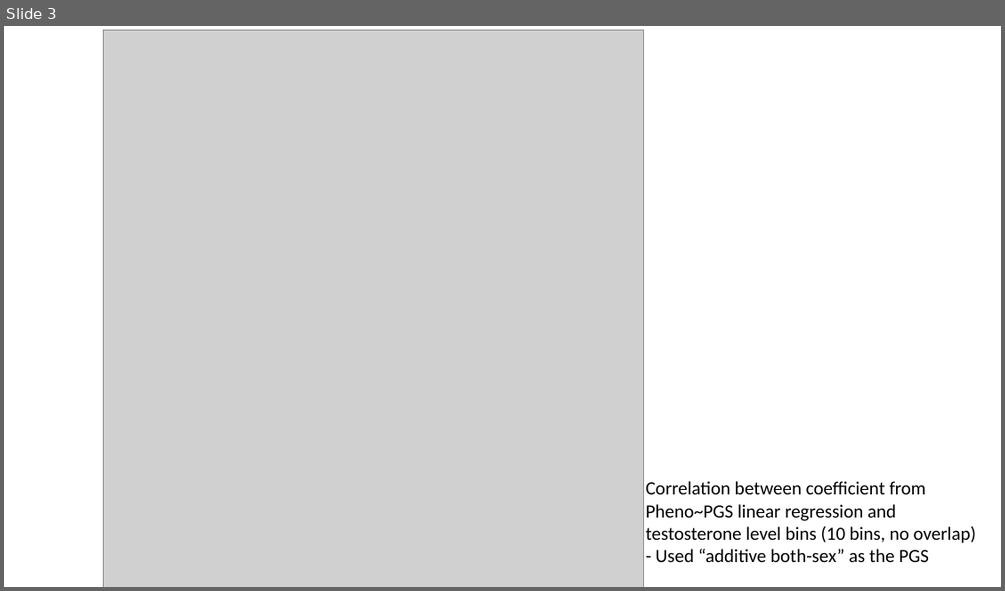
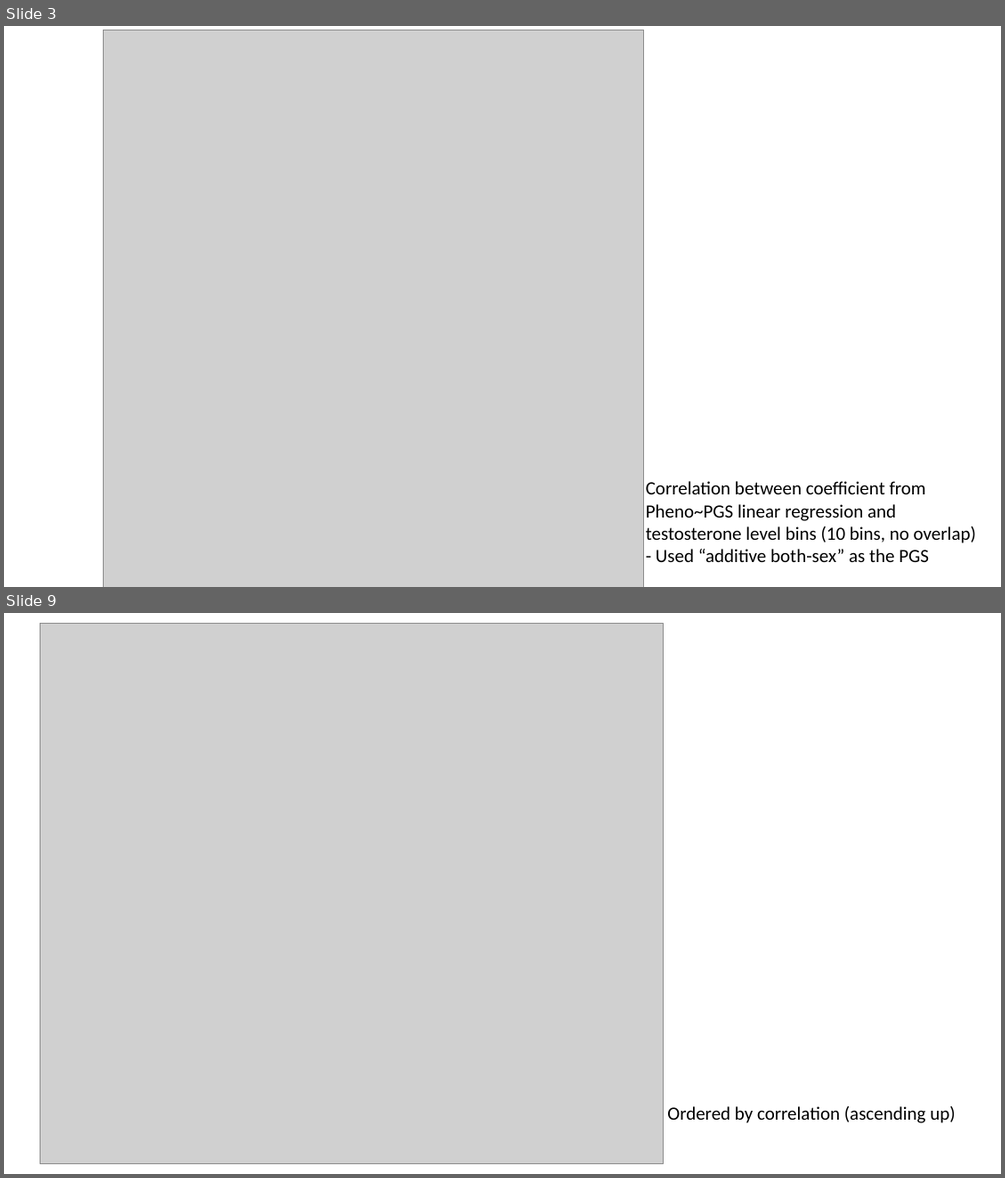
Before and after one commit to cz5959/GWAS-frontera, a slide deck: _PowerPoints/PGS v Testosterone plots 2.pptx. Shown one above the other, each under a label of ours: slide 3 before the commit, slides 3 and 9 after it; the slides between them are not shown. The pictures are 1005x591 and 1005x1178 pixels, drawn with LibreOffice and Linux fonts; fonts in the diff are those of the drawing; grey boxes stand for pictures. Boxes give left, top, right and bottom in pixels: in the first picture for what was removed or moved away, otherwise in the second. Text is boxed around its words. In the diff, an @@ line names an element or a change of style, - is before the commit and + after.

```diff
--- a/_PowerPoints/PGS v Testosterone plots 2.pptx
+++ b/_PowerPoints/PGS v Testosterone plots 2.pptx
@@ slide 9 added at [4,613,1001,1174], background #FFFFFF @@
@@ picture added at [40,623,663,1163] @@
@@ text added at [667,1106,955,1123], 18 pt, text #000000 @@
+Ordered by correlation (ascending up)
```
Also in this commit, not shown: 5 other slides added, 33 other files.
